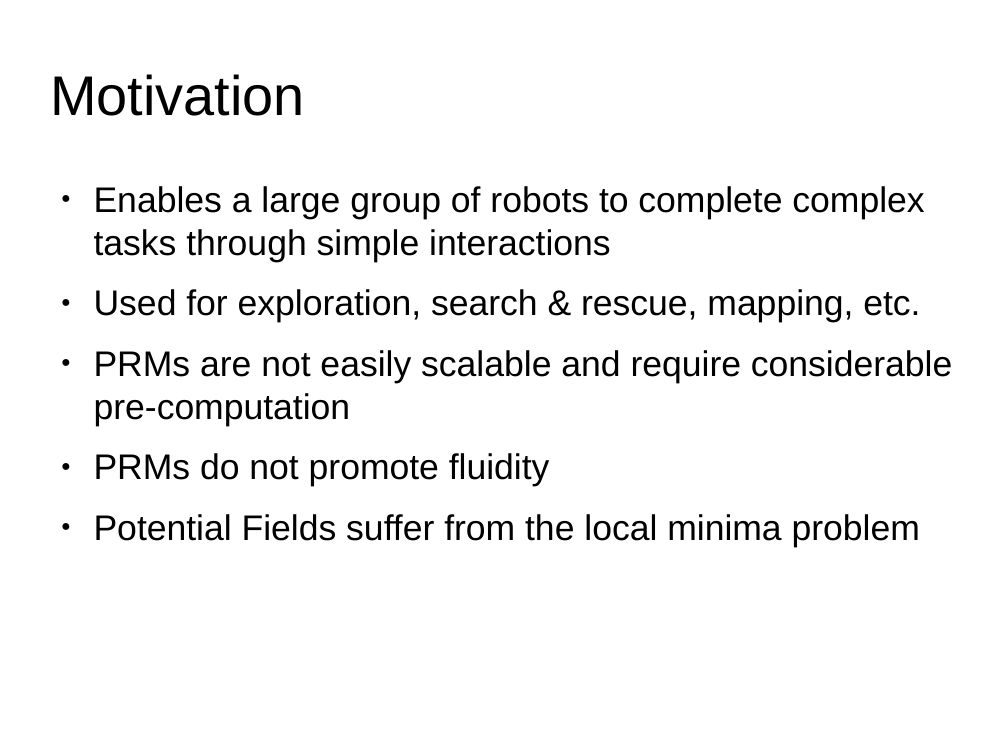
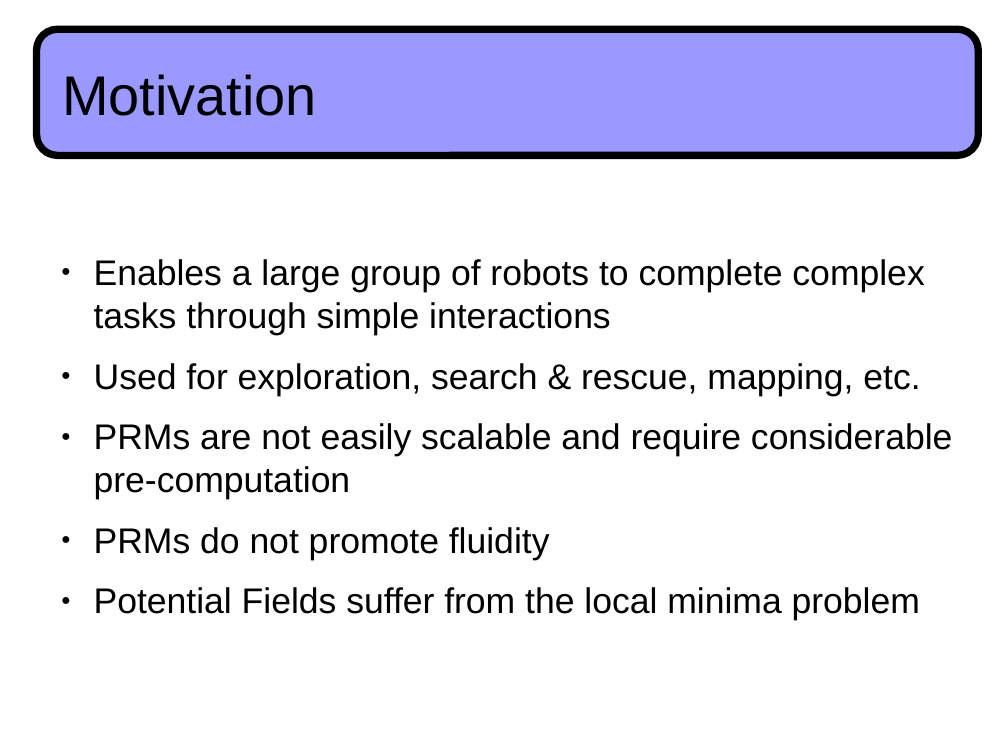
Before and after one commit to a20r/CRoPS, a slide deck: slide 3 of presentation/TalkTAROS2013.odp. Drawn at 1008x756 pixels with LibreOffice and Linux fonts; fonts in the diff are those of the drawing. Boxes give left, top, right and bottom in pixels: in the first picture for what was removed or moved away, otherwise in the second. Text is boxed around its words. In the diff, an @@ line names an element or a change of style, - is before the commit and + after.

```diff
--- a/presentation/TalkTAROS2013.odp
+++ b/presentation/TalkTAROS2013.odp
@@ rounded rectangle added at (37,29,979,155), fill #9999FF, outline #000000 5.75 pt @@
@@ title "Motivation": place and size @@
-title "Motivation" at (50,74,304,116)
+title "Motivation" at (62,74,316,116)
@@ text "Enables a large group of ...": place and size @@
-text "Enables a large group of ..." at (94,186,952,547)
+text "Enables a large group of ..." at (94,259,952,621)
```
Also in this commit, not shown: 19 other slides changed, 1 slide added, 1 slide removed, 5 other files.
